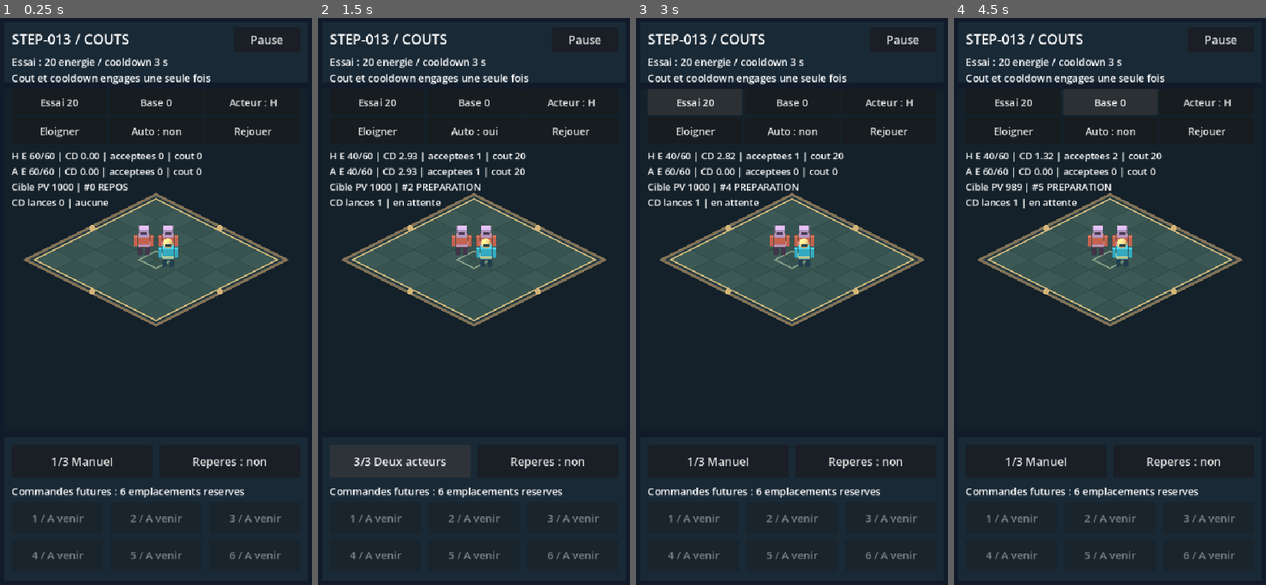
Above: before the commit, frames 1-4 (left to right).
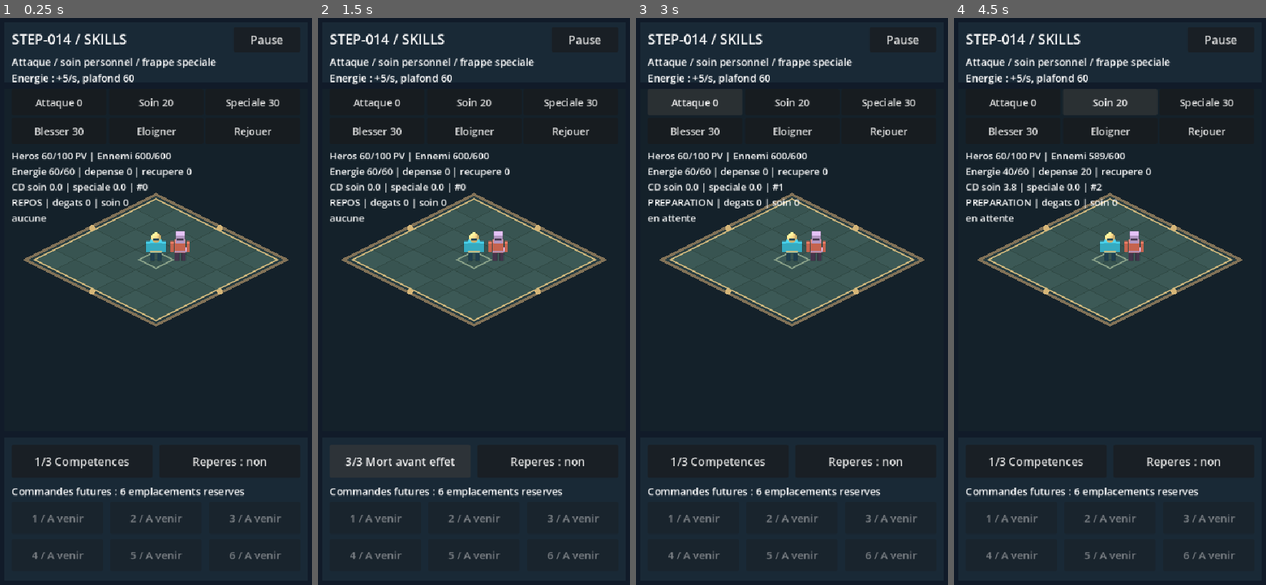
Above: after the commit, the same moments.

Repository: RobinArcangioli/gambit-arena
Game: Godot game, scene res://scenes/main.tscn
Two runs of this game, one before a commit and one after it. Both use one fixed random seed, a clock stepped at 60 frames per second and the inputs below.
Inputs (mouse positions are in pixels of both pictures, inside the frame that each line leads up to):
- Up to frame 1 (0.25 s): no input
- Up to frame 2 (1.5 s): click "1/3 Manuel" (after the commit: "1/3 Competences") at 0.5 s; click "2/3 Auto" (after the commit: "2/3 Ressource vide") at 1.25 s
- Up to frame 3 (3 s): click "3/3 Deux acteurs" (after the commit: "3/3 Mort avant effet") at 2 s; click (695, 103) at 2.75 s, where only the run before the commit has a clickable "Essai 20"
- Up to frame 4 (4.5 s): click (1013, 103) at 3.5 s, where only the run after the commit has a clickable "Attaque 0"; click (1110, 103) at 4.25 s, where only the run before the commit has a clickable "Base 0"

The runs differ from the first frame. In frame 1, 4.9% of the frame differs, in the area x 3-90%, y 2-80%; in frame 2, 5.1%; in frame 3, 5.1%; in frame 4, 5.1%.

Commit message:
feat: [STEP-014] ajouter soin speciale et recuperation de ressource

Diff:
--- a/scenes/main.tscn
+++ b/scenes/main.tscn
@@ -1,7 +1,7 @@
 [gd_scene load_steps=2 format=3 uid="uid://do6vxhog253vu"]
 
-[ext_resource type="PackedScene" path="res://scenes/skills/executor_lab.tscn" id="1_lab"]
+[ext_resource type="PackedScene" path="res://scenes/skills/skills_lab.tscn" id="1_lab"]
 
 [node name="Main" type="Node2D" unique_id=1193079028]
 
-[node name="ExecutorLab" parent="." instance=ExtResource("1_lab")]
+[node name="SkillsLab" parent="." instance=ExtResource("1_lab")]
--- /dev/null
+++ b/scenes/skills/skills_lab.tscn
@@ -0,0 +1,7 @@
+[gd_scene load_steps=3 format=3]
+
+[ext_resource type="PackedScene" path="res://scenes/arena/arena.tscn" id="1"]
+[ext_resource type="Script" path="res://scripts/skills/skills_lab.gd" id="2"]
+
+[node name="SkillsLab" instance=ExtResource("1")]
+script = ExtResource("2")
--- /dev/null
+++ b/scenes/tests/skills_tests.tscn
@@ -0,0 +1,6 @@
+[gd_scene load_steps=2 format=3]
+
+[ext_resource type="Script" path="res://tests/test_skills.gd" id="1"]
+
+[node name="SkillsTests" type="Node"]
+script = ExtResource("1")
--- a/scripts/combat/attack_action.gd
+++ b/scripts/combat/attack_action.gd
@@ -27,7 +27,7 @@
 	return Vector2(offset.x, offset.z).length()
 
 func begin(source: Variant, target: Variant) -> int:
-	if active or not living(source) or not living(target) or source == target:
+	if active or not living(source) or not living(target) or not _valid_pair(source, target):
 		return 0
 	if distance_between(source, target) > REACH:
 		return 0
@@ -80,7 +80,7 @@
 		return false
 	# Latch before emitting any ActorState signal through damage().
 	outcome = "impact"
-	applied_damage = _target_state.damage(maxi(1, _attack - _target_state.defense))
+	applied_damage = _apply_effect()
 	return true
 
 func cancel() -> void:
@@ -91,3 +91,9 @@
 	phase = "ANNULEE"
 	if outcome == "en attente":
 		outcome = "acteur invalide / annulation"
+
+func _valid_pair(source: StatsActor, target: StatsActor) -> bool:
+	return source != target
+
+func _apply_effect() -> int:
+	return _target_state.damage(maxi(1, _attack - _target_state.defense))
--- a/scripts/combat/combat_unit.gd
+++ b/scripts/combat/combat_unit.gd
@@ -2,7 +2,7 @@
 const GroundMover = preload("res://scripts/movement/ground_mover.gd")
 const SkillExecutor = preload("res://scripts/skills/skill_executor.gd")
 var mover := GroundMover.new()
-var action := SkillExecutor.new(self)
+var action := SkillExecutor.new(self, true)
 var gait: float = 0.0
 var serial: int = 0
 
--- a/scripts/skills/skill_executor.gd
+++ b/scripts/skills/skill_executor.gd
@@ -1,14 +1,25 @@
 extends "res://scripts/combat/attack_action.gd"
 ## Shared execution gate. One instance per actor, used by manual and automatic callers.
-## Both diagnostic entries use the proven attack effect; actual skills follow in STEP-014.
+## Basic, self-heal and special share validation, commitment, timing and impact guard.
 const CAPACITY: int = 60
 const PAID_COST: int = 20
 const PAID_COOLDOWN: float = 3.0
+const HEAL_COST: int = 20
+const HEAL_COOLDOWN: float = 4.0
+const HEAL_AMOUNT: int = 30
+const SPECIAL_COST: int = 30
+const SPECIAL_COOLDOWN: float = 6.0
+const RECOVERY_RATE: float = 5.0
 var _owner: StatsActor
 var _bound_state: ActorState
 var _energy: int = CAPACITY
 var _cooldowns: Dictionary = {}
 var _retired: bool = false
+var _pending_skill: StringName = &""
+var _recovery_enabled: bool = false
+var _recovery_credit: float = 0.0
+var recovered: int = 0
+var applied_healing: int = 0
 var accepted: int = 0
 var spent: int = 0
 var cooldown_starts: int = 0
@@ -17,8 +28,10 @@
 var energy: int:
 	get: return _energy
 
-func _init(owner_actor: StatsActor = null) -> void:
+func _init(owner_actor: StatsActor = null, recover_resource: bool = false, initial_energy: int = CAPACITY) -> void:
 	_owner = owner_actor
+	_recovery_enabled = recover_resource
+	_energy = clampi(initial_energy, 0, CAPACITY)
 
 func remaining(skill: StringName) -> float:
 	return float(_cooldowns.get(skill, 0.0))
@@ -39,16 +52,21 @@
 	if _bound_state != null and _owner.state != _bound_state:
 		retire()
 		return _reject("etat remplace")
-	if skill != &"basic" and skill != &"paid_test":
+	if skill not in [&"basic", &"paid_test", &"heal", &"special"]:
 		return _reject("action inconnue")
 	if active:
 		return _reject("occupe")
 	if remaining(skill) > 0.0:
 		return _reject("cooldown")
-	var cost: int = PAID_COST if skill == &"paid_test" else 0
+	if skill == &"heal":
+		if target != _owner or _owner.state.health >= _owner.state.max_health:
+			return _reject("soin inutile / cible invalide")
+	var cost: int = _cost(skill)
 	if _energy < cost:
 		return _reject("ressource insuffisante")
+	_pending_skill = skill
 	var id: int = super.begin(_owner, target)
+	_pending_skill = &""
 	if id == 0:
 		return _reject("cible / portee invalide")
 	# No signals/callbacks between validation and commitment. Only this path debits.
@@ -57,8 +75,10 @@
 	spent += cost
 	accepted += 1
 	last_skill = skill
-	if skill == &"paid_test":
-		_cooldowns[skill] = PAID_COOLDOWN
+	applied_healing = 0
+	var duration: float = _cooldown(skill)
+	if duration > 0.0:
+		_cooldowns[skill] = duration
 		cooldown_starts += 1
 	return id
 
@@ -75,9 +95,59 @@
 	for skill in _cooldowns.keys():
 		var value: float = maxf(0.0, float(_cooldowns[skill]) - delta)
 		_cooldowns[skill] = 0.0 if value < 0.000001 else value
+	_recover(delta)
 	super.advance(delta)
 
 func retire() -> void:
 	# Reset/destruction must invalidate old executors even if a caller retained one.
 	cancel()
 	_retired = true
+
+func _valid_pair(source: StatsActor, target: StatsActor) -> bool:
+	if _pending_skill == &"heal":
+		return source == target
+	return super._valid_pair(source, target)
+
+func _apply_effect() -> int:
+	if last_skill == &"heal":
+		outcome = "soin"
+		applied_healing = _target_state.heal(HEAL_AMOUNT)
+		return 0
+	if last_skill == &"special":
+		return _target_state.damage(maxi(1, 2 * _attack - _target_state.defense))
+	return super._apply_effect()
+
+func _cost(skill: StringName) -> int:
+	match skill:
+		&"paid_test": return PAID_COST
+		&"heal": return HEAL_COST
+		&"special": return SPECIAL_COST
+	return 0
+
+func _cooldown(skill: StringName) -> float:
+	match skill:
+		&"paid_test": return PAID_COOLDOWN
+		&"heal": return HEAL_COOLDOWN
+		&"special": return SPECIAL_COOLDOWN
+	return 0.0
+
+func _recover(delta: float) -> void:
+	if not _recovery_enabled:
+		return
+	if _energy >= CAPACITY:
+		_recovery_credit = 0.0
+		return
+	var missing: int = CAPACITY - _energy
+	# Avoid overflow on a large finite delta, and never bank recovery above capacity.
+	if delta >= float(missing) / RECOVERY_RATE:
+		_energy = CAPACITY
+		recovered += missing
+		_recovery_credit = 0.0
+		return
+	_recovery_credit += delta * RECOVERY_RATE
+	var gain: int = mini(missing, floori(_recovery_credit + 0.000001))
+	_energy += gain
+	recovered += gain
+	_recovery_credit = maxf(0.0, _recovery_credit - float(gain))
+	if _energy == CAPACITY:
+		_recovery_credit = 0.0
--- /dev/null
+++ b/scripts/skills/skills_lab.gd
@@ -0,0 +1,142 @@
+extends "res://scripts/arena/arena.gd"
+const StatsActor = preload("res://scripts/combat/stats_actor.gd")
+const Executor = preload("res://scripts/skills/skill_executor.gd")
+const HERO = preload("res://data/actors/hero.tres")
+const ENEMY = preload("res://data/actors/enemy.tres")
+const MODES: Array[String] = ["Competences", "Ressource vide", "Mort avant effet"]
+var actors: Array[StatsActor] = []
+var executor: Executor
+var controls: Array[Button] = []
+var readout: Label
+var mode_index: int = 0
+var setup_complete: bool = false
+var intervention_done: bool = false
+
+func _ready() -> void:
+	super._ready()
+	$HUD/Title.text = "STEP-014 / SKILLS"
+	$HUD/Description.text = "Attaque / soin personnel / frappe speciale\nEnergie : +5/s, plafond 60"
+	hero.hide()
+	enemy.hide()
+	hero.queue_free()
+	enemy.queue_free()
+	for caption in ["Attaque 0", "Soin 20", "Speciale 30", "Blesser 30", "Eloigner", "Rejouer"]:
+		var button := Button.new()
+		button.text = caption
+		button.focus_mode = Control.FOCUS_NONE
+		button.add_theme_font_size_override("font_size", 17)
+		hud.add_child(button)
+		controls.append(button)
+	for index in range(6):
+		controls[index].pressed.connect(_command.bind(index))
+	readout = Label.new()
+	readout.add_theme_font_size_override("font_size", 16)
+	readout.mouse_filter = Control.MOUSE_FILTER_IGNORE
+	hud.add_child(readout)
+	setup_complete = true
+	_update_layout()
+	_reset()
+
+func _update_layout() -> void:
+	super._update_layout()
+	if not setup_complete:
+		return
+	var cell: float = (safe_rect.size.x - 64) / 3.0
+	for index in range(controls.size()):
+		controls[index].position = Vector2(28 + (index % 3) * (cell + 4), 124 + int(index / 3.0) * 48)
+		controls[index].size = Vector2(cell, 44)
+	readout.position = Vector2(28, 224)
+
+func _reset() -> void:
+	if executor != null:
+		executor.retire()
+	for actor in actors:
+		actor.hide()
+		actor.queue_free()
+	actors.clear()
+	for index in range(2):
+		var actor := StatsActor.new()
+		actor.enemy = index == 1
+		var profile = (HERO if index == 0 else ENEMY).duplicate()
+		if index == 1:
+			profile.max_health = 600
+		actor.configure(profile)
+		world.add_child(actor)
+		actor.position = Vector3.ZERO if index == 0 else Vector3(0.6, 0, -0.6)
+		actor.pose(0.0, false, Vector2(1, 1))
+		actors.append(actor)
+	actors[0].state.damage(40)
+	executor = Executor.new(actors[0], true, 0 if mode_index == 1 else 60)
+	intervention_done = false
+	_present()
+	_update_buttons()
+
+func _command(index: int) -> void:
+	if index == 5:
+		_reset()
+		return
+	if paused or not setup_complete:
+		return
+	match index:
+		0: executor.request(&"basic", actors[1], paused)
+		1: executor.request(&"heal", actors[0], paused)
+		2: executor.request(&"special", actors[1], paused)
+		3: actors[0].state.damage(30)
+		4: actors[1].position = Vector3(0.6, 0, -0.6) if actors[1].position.z < -1.0 else Vector3(2, 0, -2)
+	_present()
+	_update_buttons()
+
+func _physics_process(delta: float) -> void:
+	if not setup_complete or paused or not is_finite(delta) or delta <= 0.0:
+		return
+	var dt: float = minf(delta, 1.0 / 30.0)
+	if mode_index == 2 and executor.active and not intervention_done:
+		var before: float = maxf(0.0, 0.3 - executor.elapsed)
+		if dt >= before:
+			executor.advance(before)
+			actors[0].state.damage(1000000)
+			intervention_done = true
+			executor.advance(dt - before)
+		else:
+			executor.advance(dt)
+	else:
+		executor.advance(dt)
+	_present()
+
+func _present() -> void:
+	readout.text = "Heros %d/100 PV | Ennemi %d/600\nEnergie %d/60 | depense %d | recupere %d\nCD soin %.1f | speciale %.1f | #%d\n%s | degats %d | soin %d\n%s" % [actors[0].state.health, actors[1].state.health, executor.energy, executor.spent, executor.recovered, executor.remaining(&"heal"), executor.remaining(&"special"), executor.action_id, executor.phase, executor.applied_damage, executor.applied_healing, executor.last_rejection if not executor.last_rejection.is_empty() else executor.outcome]
+	floor_canvas.feet.clear()
+	for actor in actors:
+		actor.visible = actor.state.alive
+		if actor.visible:
+			floor_canvas.feet.append(actor.position)
+	floor_canvas.queue_redraw()
+
+func _next_placement() -> void:
+	if paused or not setup_complete:
+		return
+	mode_index = (mode_index + 1) % MODES.size()
+	_reset()
+
+func _update_buttons() -> void:
+	super._update_buttons()
+	if not setup_complete:
+		return
+	position_button.text = "%d/3 %s" % [mode_index + 1, MODES[mode_index]]
+	controls[4].text = "Rapprocher" if actors.size() == 2 and actors[1].position.z < -1.0 else "Eloigner"
+	for index in range(5):
+		controls[index].disabled = paused
+
+func _unhandled_key_input(event: InputEvent) -> void:
+	if event is InputEventKey and event.pressed and not event.echo:
+		match event.keycode:
+			KEY_A: _command(0)
+			KEY_H: _command(1)
+			KEY_S: _command(2)
+			KEY_D: _command(3)
+			KEY_E: _command(4)
+			KEY_R: _command(5)
+			_:
+				super._unhandled_key_input(event)
+				return
+		get_viewport().set_input_as_handled()
--- /dev/null
+++ b/tests/test_skills.gd
@@ -0,0 +1,196 @@
+extends Node
+const Executor = preload("res://scripts/skills/skill_executor.gd")
+const Actor = preload("res://scripts/combat/stats_actor.gd")
+const HERO = preload("res://data/actors/hero.tres")
+const ENEMY = preload("res://data/actors/enemy.tres")
+const Lab = preload("res://scenes/skills/skills_lab.tscn")
+var checks: int = 0
+var failures: int = 0
+
+func check(ok: bool, message: String) -> void:
+	checks += 1
+	if not ok:
+		failures += 1
+		push_error("Skills: " + message)
+
+func actor(profile: Resource, at: Vector3) -> Actor:
+	var unit := Actor.new()
+	unit.configure(profile)
+	add_child(unit)
+	unit.position = at
+	return unit
+
+func snapshot(executor: Executor) -> Array:
+	return [executor.energy, executor.recovered, executor.spent, executor.accepted, executor.cooldown_starts, executor.remaining(&"heal"), executor.remaining(&"special"), executor.action_id, executor.elapsed, executor.phase, executor.applied_healing, executor.applied_damage]
+
+func _ready() -> void:
+	var source := actor(HERO, Vector3.ZERO)
+	var target := actor(ENEMY, Vector3(0.8, 0, 0))
+	var executor := Executor.new(source, true)
+	var initial: Array = snapshot(executor)
+	check(executor.request(&"heal", source) == 0, "full health heal rejected")
+	check(snapshot(executor) == initial, "useless heal has no cost or cooldown")
+	source.state.damage(40)
+	check(executor.request(&"heal", target) == 0, "heal is self only")
+	check(executor.request(&"basic", source) == 0 and executor.request(&"special", source) == 0, "offensive self targets rejected")
+	var id: int = executor.request(&"heal", source)
+	check(id > 0 and executor.energy == 40 and executor.spent == 20 and executor.remaining(&"heal") == 4.0, "heal commitment exact")
+	var committed: Array = snapshot(executor)
+	for index in range(30):
+		executor.request(&"heal", source)
+		executor.request(&"special", target)
+	check(snapshot(executor) == committed, "busy heal cannot double charge or be interrupted")
+	check(not executor.try_impact(id), "early heal impact rejected")
+	source.state.health_changed.connect(func(_hp: int, _max: int) -> void: executor.try_impact(id), CONNECT_ONE_SHOT)
+	executor.advance(0.6)
+	check(source.state.health == 90 and executor.applied_healing == 30 and executor.applied_damage == 0, "one heal effect, no damage")
+	check(executor.energy == 43 and executor.recovered == 3 and executor.spent == 20, "recovery continues during cast")
+	check(not executor.try_impact(id) and source.state.health == 90, "duplicate heal no effect")
+	executor.advance(0.4)
+	check(executor.request(&"heal", source) == 0 and executor.last_rejection == "cooldown", "heal cooldown blocks reuse")
+	check(executor.request(&"special", target) > id and executor.energy == 15, "special has separate cooldown and cost")
+	executor.advance(0.6)
+	check(target.state.health == 37 and executor.applied_damage == 23 and executor.applied_healing == 0, "special uses twice attack minus defense")
+	executor.advance(0.4)
+	check(executor.request(&"basic", target) > 0, "free basic during both skill cooldowns")
+	executor.advance(1.0)
+	check(target.state.health == 26 and executor.applied_damage == 11 and executor.spent == 50, "basic unchanged and no added cost")
+	executor.advance(1.0)
+	check(executor.remaining(&"heal") == 0.0 and executor.remaining(&"special") > 0.0, "cooldowns independent")
+	check(executor.request(&"heal", source) > 0, "heal available after expiry")
+	executor.advance(0.6)
+	check(source.state.health == 100 and executor.applied_healing == 10, "overheal bounded to missing health")
+	executor.advance(5.0)
+	initial = snapshot(executor)
+	check(executor.request(&"heal", source) == 0 and snapshot(executor) == initial, "full health refusal after cooldown remains free")
+	# Target healed by another effect during preparation: no extra heal or refund.
+	executor.retire()
+	source.state.damage(10)
+	executor = Executor.new(source)
+	executor.request(&"heal", source)
+	source.state.heal(100)
+	executor.advance(0.6)
+	check(source.state.health == 100 and executor.applied_healing == 0 and executor.energy == 40, "became full before effect, no refund")
+	executor.retire()
+	# Special snapshot, range recheck, no late damage and no refund.
+	target.configure(ENEMY)
+	executor = Executor.new(source)
+	executor.request(&"special", target)
+	source.state.set_attack(99)
+	executor.advance(0.6)
+	check(target.state.health == 37, "special snapshots attack at commitment")
+	executor.advance(0.4)
+	executor.retire()
+	source.configure(HERO)
+	target.configure(ENEMY)
+	executor = Executor.new(source)
+	target.position.x = 1.01
+	initial = snapshot(executor)
+	check(executor.request(&"special", target) == 0 and snapshot(executor) == initial, "special launch out of range has no cost")
+	target.position.x = 0.8
+	executor.request(&"special", target)
+	target.position.x = 1.01
+	executor.advance(0.6)
+	check(executor.outcome == "hors portee" and target.state.health == 60 and executor.energy == 30, "special misses after range lost, cost kept")
+	target.position.x = 0.8
+	executor.advance(10.0)
+	check(target.state.health == 60, "no late special after target return")
+	executor.retire()
+	# Death before self-heal never resurrects or recovers energy afterward.
+	source.state.damage(40)
+	executor = Executor.new(source, true)
+	executor.request(&"heal", source)
+	executor.advance(0.2)
+	source.state.damage(1000000)
+	var dead_energy: int = executor.energy
+	executor.advance(10.0)
+	check(source.state.health == 0 and executor.applied_healing == 0 and not executor.active and executor.energy == dead_energy, "dead caster neither heals nor regenerates")
+	check(executor.request(&"heal", source) == 0, "dead caster cannot request heal")
+	source.configure(HERO)
+	source.state.damage(40)
+	executor = Executor.new(source, true)
+	executor.request(&"heal", source)
+	source.configure(HERO)
+	executor.advance(1.0)
+	check(not executor.active and executor.applied_healing == 0 and executor.energy == 40, "replaced state cancels heal before recovery")
+	# Passive recovery: exact amounts at different cadences, cap and no stored excess.
+	for hz in [30, 60, 120]:
+		var regen := Executor.new(source, true, 0)
+		for tick in range(2 * hz):
+			regen.advance(1.0 / float(hz))
+		check(regen.energy == 10 and regen.recovered == 10, "recovery at %d Hz" % hz)
+		var paused: Array = snapshot(regen)
+		regen.advance(100.0, true)
+		regen.advance(NAN)
+		regen.advance(INF)
+		regen.advance(-1.0)
+		check(snapshot(regen) == paused, "pause and invalid time freeze recovery")
+		regen.advance(10000.0)
+		check(regen.energy == 60 and regen.recovered == 60, "recovery capped")
+		regen.advance(10000.0)
+		source.state.damage(1)
+		regen.request(&"heal", source)
+		regen.advance(0.1)
+		check(regen.energy == 40, "no banked recovery at capacity")
+		regen.advance(0.1)
+		check(regen.energy == 41, "fractional recovery accumulated")
+		regen.retire()
+		source.state.heal(100)
+	var empty := Executor.new(source, true, 0)
+	source.state.damage(40)
+	check(empty.request(&"heal", source) == 0, "no energy heal rejected")
+	empty.advance(4.0)
+	check(empty.energy == 20 and empty.request(&"heal", source) > 0 and empty.energy == 0, "recovered resource makes heal available")
+	empty.retire()
+	var independent := Executor.new(target, true, 0)
+	independent.advance(1.0)
+	check(independent.energy == 5 and empty.energy == 0, "recovery isolated by actor")
+	independent.retire()
+	var lab = Lab.instantiate()
+	add_child(lab)
+	lab.set_physics_process(false)
+	lab.paused = false
+	check(lab.actors[0].state.health == 60 and lab.executor.energy == 60, "lab starts injured with full resource")
+	lab._command(1)
+	lab._physics_process(0.02)
+	lab._notification(NOTIFICATION_APPLICATION_FOCUS_OUT)
+	var background: Array = snapshot(lab.executor)
+	lab._physics_process(10.0)
+	lab._notification(NOTIFICATION_APPLICATION_RESUMED)
+	check(lab.paused and snapshot(lab.executor) == background, "background freezes action cooldown and resource")
+	var old_executor = lab.executor
+	lab._reset()
+	old_executor.advance(10.0)
+	check(lab.paused and lab.actors[0].state.health == 60 and lab.executor.energy == 60 and not old_executor.active, "reset invalidates old heal and preserves pause")
+	lab.mode_index = 1
+	lab._reset()
+	lab.paused = false
+	for tick in range(240):
+		lab._physics_process(1.0 / 60.0)
+	check(lab.executor.energy == 20, "empty resource scenario recovers")
+	lab.mode_index = 2
+	lab._reset()
+	lab._command(1)
+	for tick in range(120):
+		lab._physics_process(1.0 / 60.0)
+	check(lab.actors[0].state.health == 0 and lab.executor.applied_healing == 0 and not lab.executor.active, "scripted death before effect")
+	for repeat in range(10):
+		lab._reset()
+		await get_tree().process_frame
+	var count: int = 0
+	for child in lab.world.get_children():
+		if child is Actor:
+			count += 1
+	check(count == 2, "ten resets without residues")
+	check(HERO.max_health == 100 and ENEMY.max_health == 60, "shared profiles unchanged")
+	lab.queue_free()
+	source.queue_free()
+	target.queue_free()
+	await get_tree().process_frame
+	var report: String = "STEP-014 / tests competences\n%s : %d controles, %d echecs\nDetails dans Sortie / Debogueur.\nF8 pour arreter ; F5 pour le laboratoire." % ["OK" if failures == 0 else "ECHEC", checks, failures]
+	print(report)
+	var label := Label.new()
+	label.position = Vector2(20, 30)
+	label.add_theme_font_size_override("font_size", 19)
+	label.text = report
+	add_child(label)
Not shown, changed: export_presets.cfg
Not shown, added: scripts/skills/skills_lab.gd.uid
Not shown, added: tests/test_skills.gd.uid
Not shown, changed: ARCHITECTURE.md
Not shown, changed: PROJECT_STATUS.md
Not shown, changed: ROADMAP.md
Not shown, changed: docs/actions.md
Not shown, changed: docs/android.md
Not shown, changed: docs/backup.md
Not shown, changed: docs/skill-executor.md
Not shown, added: docs/skills.md
Not shown, changed: docs/steps/STEP-013.md
(and 1 more such lines)
